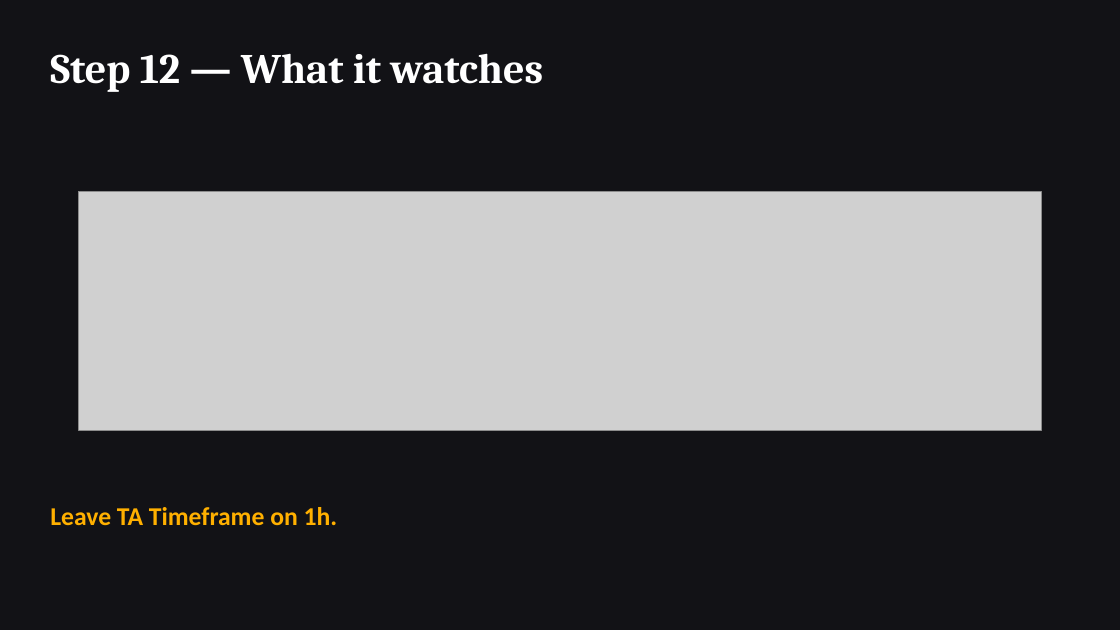
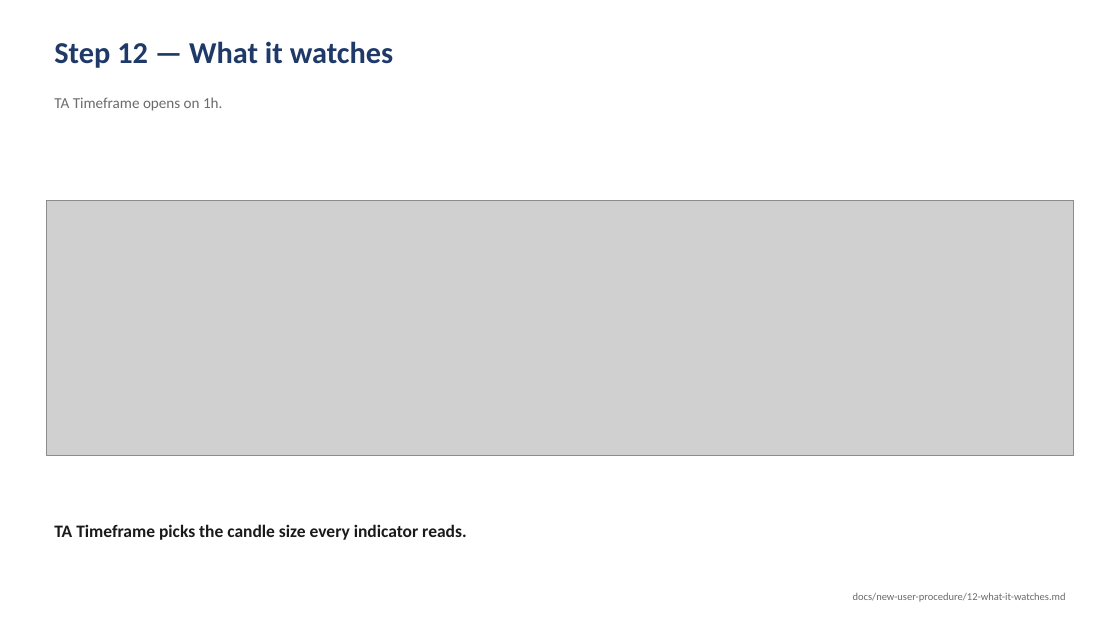
Before and after one commit to Acervator-LLC/ACERVATOR, a slide deck: slide 12 of docs/new-user-procedure/New-User-Procedure.pptx. Drawn at 1120x630 pixels with LibreOffice and Linux fonts; fonts in the diff are those of the drawing; grey boxes stand for pictures. Boxes give left, top, right and bottom in pixels: in the first picture for what was removed or moved away, otherwise in the second. Text is boxed around its words. In the diff, an @@ line names an element or a change of style, - is before the commit and + after.

```diff
--- a/docs/new-user-procedure/New-User-Procedure.pptx
+++ b/docs/new-user-procedure/New-User-Procedure.pptx
@@ background #121216 to #FFFFFF @@
@@ text "Step 12 — What it ...": place and size @@
-text "Step 12 — What it ..." at [50,53,543,92]
+text "Step 12 — What it ..." at [54,41,393,68]
@@ text "Step 12 — What it ..." at [54,41,393,68]: size 36 to 26 pt, font Cambria to Calibri, text colour #FFFFFF to #1F3A68; less space between paragraphs @@
@@ text at [54,97,222,111]: text changed; size 22 to 13 pt; text colour #FFB000 to #6B6B6B; bold off @@
-Leave TA Timeframe on 1h.
+TA Timeframe opens on 1h.
@@ picture: place and size @@
-picture at [79,192,1042,430]
+picture at [46,200,1074,455]
@@ text added at [54,524,466,540], 15 pt, text #1A1A1A, bold @@
+TA Timeframe picks the candle size every indicator reads.
@@ text added at [853,593,1066,602], 9 pt, text #6B6B6B @@
+docs/new-user-procedure/12-what-it-watches.md
```
Also in this commit, not shown: 26 other slides changed, 2 other files.
